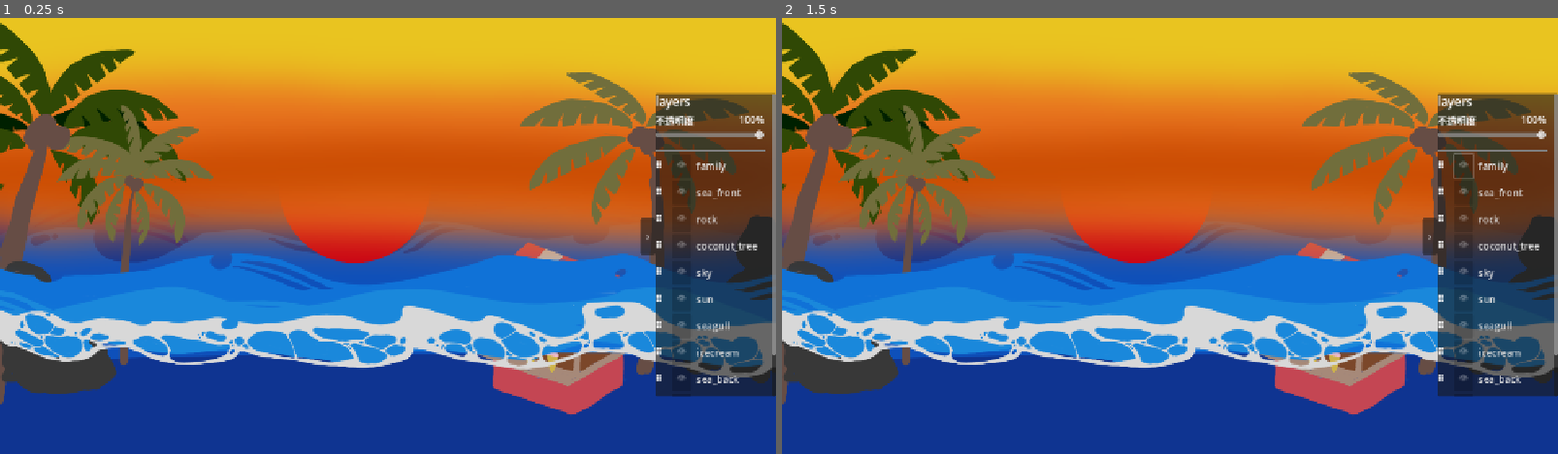
Above: before the commit, frames 1-2 (left to right).
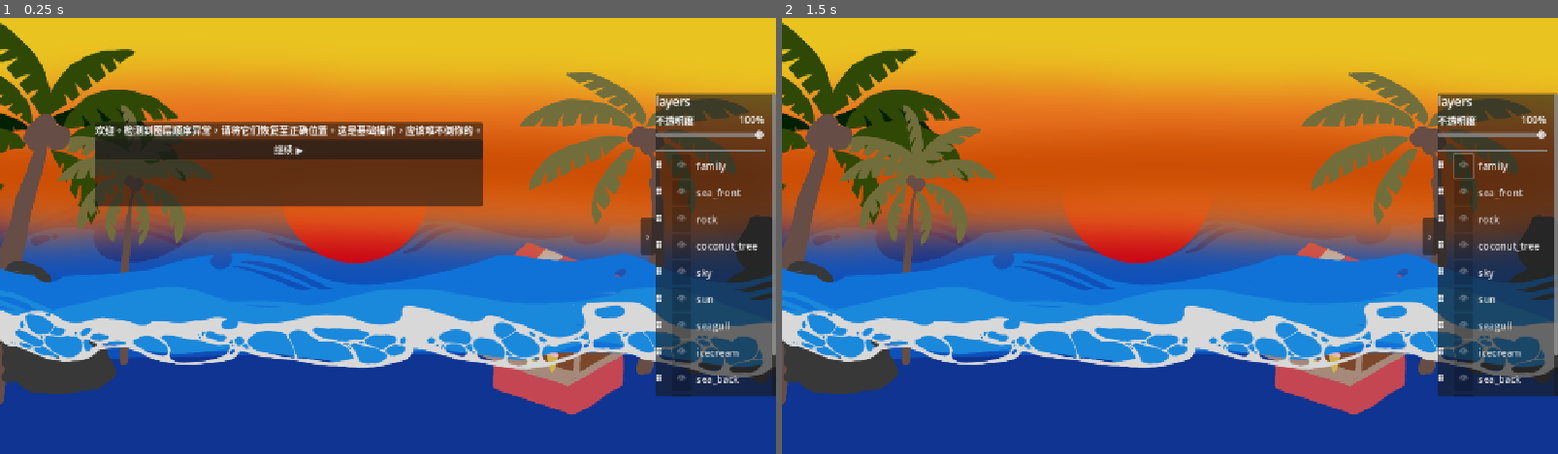
Above: after the commit, the same moments.

Repository: kkkiiijjj/god-of-layers
Game: Godot game, scene res://scenes/levels/pearl/LevelPearl.tscn
Two runs of this game, one before a commit and one after it. Both use one fixed random seed, a clock stepped at 60 frames per second and the inputs below.
Inputs (mouse positions are in pixels of both pictures, inside the frame that each line leads up to):
- Up to frame 1 (0.25 s): no input
- Up to frame 2 (1.5 s): click (1069, 148) at 0.5 s, where only the run after the commit has a clickable "继续 ▶"; click "👁" at 1.25 s

The runs differ from the first frame. In frame 1, 9.7% of the frame differs, in the area x 12-63%, y 23-44%; in frame 2, nothing differs.

Commit message:
feat: 对话系统搭建完成，bug和hole素材导入，马赛克洞显示在最顶层

Diff:
--- a/scenes/levels/pearl/LevelPearl.tscn
+++ b/scenes/levels/pearl/LevelPearl.tscn
@@ -13,6 +13,9 @@
 [ext_resource type="Texture2D" uid="uid://c4jkkmt38me8a" path="res://assets/sprites/rock.png" id="10_d6rmn"]
 [ext_resource type="Texture2D" uid="uid://c5wynoh2uedt" path="res://assets/sprites/coconut_tree.png" id="11_4gwpv"]
 [ext_resource type="Texture2D" uid="uid://djs0orsii7w0c" path="res://assets/sprites/icecream.png" id="12_4utb3"]
+[ext_resource type="Texture2D" uid="uid://bf435014wd52q" path="res://assets/sprites/bug.png" id="13_5seri"]
+[ext_resource type="Script" uid="uid://cokjna5k6i1sk" path="res://scripts/DialogueBox.gd" id="14_3ks7r"]
+[ext_resource type="Texture2D" uid="uid://cvo4lf28ni0mo" path="res://assets/sprites/hole.png" id="16_lu0gh"]
 
 [node name="LevelPearl" type="Node2D"]
 script = ExtResource("1_vx3aj")
@@ -81,23 +84,30 @@
 placeholder_color = Color(0.545098, 0.270588, 0.0745098, 1)
 
 [node name="monster_red" parent="Layers" instance=ExtResource("2_ow1dc")]
+position = Vector2(300, 400)
 layer_id = "monster_red"
 layer_name = "红色怪物"
 placeholder_color = Color(1, 0, 0, 1)
+texture = ExtResource("13_5seri")
 
 [node name="monster_white" parent="Layers" instance=ExtResource("2_ow1dc")]
 layer_id = "monster_white"
 layer_name = "白色怪物"
+sprite_position = Vector2(200, 250)
+texture = ExtResource("13_5seri")
 
 [node name="monster_green" parent="Layers" instance=ExtResource("2_ow1dc")]
 layer_id = "monster_green"
 layer_name = "绿色怪物"
 placeholder_color = Color(0, 1, 0, 1)
+sprite_position = Vector2(900, 200)
+texture = ExtResource("13_5seri")
 
 [node name="monster_blue" parent="Layers" instance=ExtResource("2_ow1dc")]
 layer_id = "monster_blue"
 layer_name = "蓝色怪物"
 placeholder_color = Color(0, 0, 1, 1)
+texture = ExtResource("13_5seri")
 
 [node name="Camera2D" type="Camera2D" parent="."]
 
@@ -141,3 +151,48 @@
 offset_right = 8.0
 offset_bottom = 8.0
 text = "›"
+
+[node name="DialogueBox" type="PanelContainer" parent="UI/HUD"]
+layout_mode = 1
+anchors_preset = 12
+anchor_top = 1.0
+anchor_right = 1.0
+anchor_bottom = 1.0
+offset_left = 337.0
+offset_top = 132.0
+offset_right = 575.0
+offset_bottom = 270.0
+grow_horizontal = 2
+grow_vertical = 0
+script = ExtResource("14_3ks7r")
+
+[node name="MarginContainer" type="MarginContainer" parent="UI/HUD/DialogueBox"]
+layout_mode = 2
+
+[node name="VBoxContainer" type="VBoxContainer" parent="UI/HUD/DialogueBox/MarginContainer"]
+layout_mode = 2
+
+[node name="DialogueText" type="Label" parent="UI/HUD/DialogueBox/MarginContainer/VBoxContainer"]
+layout_mode = 2
+
+[node name="ContinueBtn" type="Button" parent="UI/HUD/DialogueBox/MarginContainer/VBoxContainer"]
+layout_mode = 2
+
+[node name="HoleLayer" type="CanvasLayer" parent="UI"]
+layer = 100
+
+[node name="HoleRed" type="Sprite2D" parent="UI/HoleLayer"]
+visible = false
+texture = ExtResource("16_lu0gh")
+
+[node name="HoleBlue" type="Sprite2D" parent="UI/HoleLayer"]
+visible = false
+texture = ExtResource("16_lu0gh")
+
+[node name="HoleGreen" type="Sprite2D" parent="UI/HoleLayer"]
+visible = false
+texture = ExtResource("16_lu0gh")
+
+[node name="HoleWhite" type="Sprite2D" parent="UI/HoleLayer"]
+visible = false
+texture = ExtResource("16_lu0gh")
--- /dev/null
+++ b/scripts/DialogueBox.gd
@@ -0,0 +1,36 @@
+extends PanelContainer
+
+@onready var dialogue_text: Label = $MarginContainer/VBoxContainer/DialogueText
+@onready var continue_btn: Button = $MarginContainer/VBoxContainer/ContinueBtn
+
+var dialogue_queue: Array = []
+var on_complete: Callable = Callable()
+
+
+func _ready() -> void:
+	visible = false
+	continue_btn.text = "继续 ▶"
+	continue_btn.pressed.connect(_on_continue_pressed)
+
+
+func show_dialogue(lines: Array, complete_callback: Callable = Callable()) -> void:
+	dialogue_queue = lines.duplicate()
+	on_complete = complete_callback
+	visible = true
+	_show_next_line()
+
+func _show_next_line() -> void:
+	if dialogue_queue.is_empty():
+		_finish()
+		return
+	dialogue_text.text = dialogue_queue.pop_front()
+
+
+func _on_continue_pressed() -> void:
+	_show_next_line()
+
+
+func _finish() -> void:
+	visible = false
+	if on_complete.is_valid():
+		on_complete.call()
--- a/scripts/LevelPearl.gd
+++ b/scripts/LevelPearl.gd
@@ -1,7 +1,5 @@
 extends Node2D
 
-# 正确的图层顺序，从下到上
-# 每条规则：[下层id, 上层id]，表示前者必须在后者下面
 const ORDER_RULES = [
 	["sky", "sun"],
 	["sky", "sunset"],
@@ -19,26 +17,31 @@
 	["rock", "coconut_tree"],
 ]
 
+@onready var dialogue_box = $UI/HUD/DialogueBox
+
+
+
 func _ready() -> void:
 	GameState.start_level("pearl")
 	_setup_camera()
 	_connect_signals()
 
-	# 先按场景树顺序初始化
 	LayerManager.layers.clear()
 	for child in $Layers.get_children():
 		if child.has_meta("layer_id"):
 			LayerManager.layers.append(child)
 	LayerManager._refresh_z_index()
 
-	# 再打乱
 	_shuffle_layers()
 
 	await get_tree().process_frame
 	print("=== 已注册图层数量：", LayerManager.get_layer_count(), " ===")
 	for i in LayerManager.layers.size():
 		var l = LayerManager.layers[i]
-		print("  [", i, "] ", l.get_meta("layer_id", "无ID"), " z_index=", l.z_index)
+		print("  [", i, "] ", l.get_meta("layer_id", "无ID"))
+
+	_trigger_stage_one_start()
+
 
 func _setup_camera() -> void:
 	$Camera2D.position = Vector2(640, 360)
@@ -50,7 +53,6 @@
 
 
 func _shuffle_layers() -> void:
-	# 固定打乱顺序，index 0 = 最底层
 	var shuffled_ids = [
 		"sunset",
 		"beach",
@@ -63,13 +65,10 @@
 		"rock",
 		"sea_front",
 	]
-
 	for i in shuffled_ids.size():
 		var layer = _find_layer(shuffled_ids[i])
 		if layer:
 			LayerManager.reorder_layer(layer, i)
-
-	# 怪物和酒馆初始隐藏
 	for monster_id in ["monster_blue", "monster_red", "monster_green", "monster_white"]:
 		LayerManager.set_visible(monster_id, false)
 	LayerManager.set_visible("tavern", false)
@@ -110,12 +109,56 @@
 	return null
 
 
+func _trigger_stage_one_start() -> void:
+	dialogue_box.show_dialogue([
+		"欢迎。检测到图层顺序异常，请将它们恢复至正确位置。这是基础操作，应该难不倒你的。"
+	])
+
+
+func _trigger_stage_two_intro() -> void:
+	dialogue_box.show_dialogue([
+		"很好，顺序已恢复——",
+		"……等一下。",
+		"画面存在异常缺口。这、这不在我的工作手册里。",
+		"好，冷静。你先用隐藏图层功能调查一下那些缺口，方法是点击图层旁边的眼睛图标。",
+		"我去上报这个情况，很快回来。应该很快。大概。",
+	], _start_guide_timer)
+
+
+func _start_guide_timer() -> void:
+	var timer = get_tree().create_timer(300.0)
+	timer.timeout.connect(_guide_returns)
+
+
+func _guide_returns() -> void:
+	var bugs_cleared = true
+	for monster_id in ["monster_blue", "monster_red", "monster_green", "monster_white"]:
+		var layer = _find_layer(monster_id)
+		if layer and layer.visible:
+			bugs_cleared = false
+			break
+
+	if bugs_cleared:
+		dialogue_box.show_dialogue([
+			"我回来了——咦？",
+			"缺口里的东西……消失了？",
+			"你做的？",
+			"这不在我的预期流程里。我需要记录一下。",
+			"……总之，做得不错。下面我们来修补这些缺口。",
+		])
+	else:
+		dialogue_box.show_dialogue([
+			"我回来了。上面说这种情况他们也没见过，让我自己处理……",
+			"没关系，交给我。",
+			"好，处理完毕。下面我来教你修补这些缺口。",
+		])
+
+
 func _on_puzzle_stage_changed(stage: int) -> void:
 	match stage:
 		1:
-			print(">>> 进入阶段二：发现小怪物")
-			# 怪物图层在面板里显示出来，但画面仍然隐藏
 			_reveal_monsters_in_panel()
+			_trigger_stage_two_intro()
 		2:
 			print(">>> 进入阶段三：收集颜料")
 		3:
@@ -126,17 +169,21 @@
 			_on_level_complete()
 
 
-
 func _on_level_complete() -> void:
 	GameState.complete_level()
 	print("=== 关卡完成！===")
 
+
 func _reveal_monsters_in_panel() -> void:
-	print("执行 _reveal_monsters_in_panel")
 	var panel = $UI/HUD/LayerPanel
 	if not panel:
-		print("找不到 LayerPanel！")
 		return
 	for monster_id in ["monster_blue", "monster_red", "monster_green", "monster_white"]:
-		print("显示面板行：", monster_id)
 		panel.show_layer_in_panel(monster_id)
+
+
+func _show_holes() -> void:
+	$UI/HoleLayer/HoleRed.visible = true
+	$UI/HoleLayer/HoleBlue.visible = true
+	$UI/HoleLayer/HoleGreen.visible = true
+	$UI/HoleLayer/HoleWhite.visible = true
--- a/scripts/WorldLayer.gd
+++ b/scripts/WorldLayer.gd
@@ -4,6 +4,7 @@
 @export var layer_name: String = ""
 @export var draggable: bool = true
 @export var placeholder_color: Color = Color.WHITE
+@export var sprite_position: Vector2 = Vector2(640, 360)
 @export var texture: Texture2D:
 	set(value):
 		texture = value
@@ -17,6 +18,7 @@
 	z_as_relative = false
 	if texture:
 		$Content/Sprite2D.texture = texture
+	$Content/Sprite2D.position = sprite_position
 
 
 func _exit_tree() -> void:
Binary file added: assets/sprites/bug.png
Not shown, added: assets/sprites/bug.png.import
Binary file added: assets/sprites/hole.png
Not shown, added: assets/sprites/hole.png.import
Not shown: 1 places in scenes/levels/pearl/LevelPearl.tscn that only renumber resources
